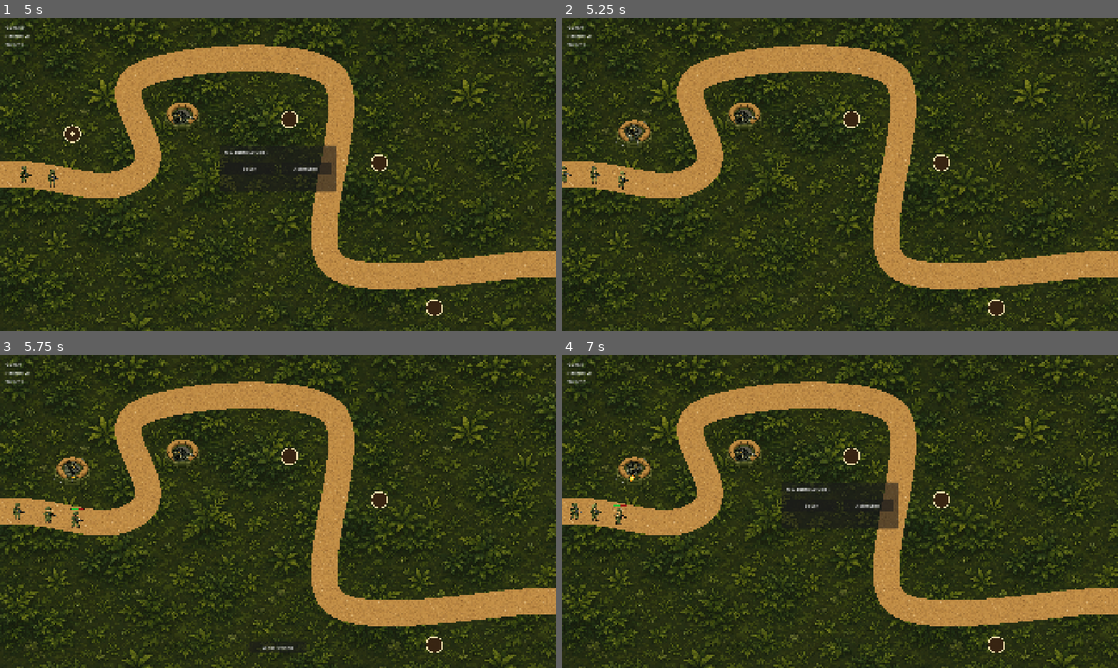
Above: before the commit, frames 1-4 (two rows, left to right).
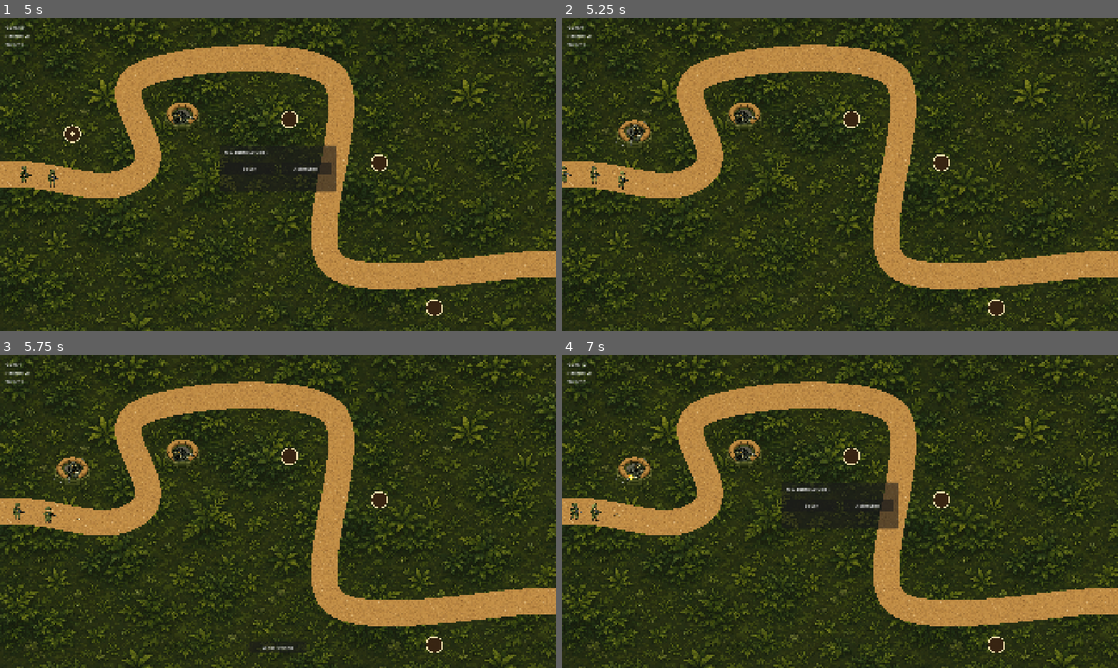
Above: after the commit, the same moments.

Repository: finn1908-ops/jungle-tower-defense
Game: Godot game, scene res://scenes/levels/PrototypeLevel.tscn
Two runs of this game, one before a commit and one after it. Both use one fixed random seed, a clock stepped at 60 frames per second and the inputs below.
Inputs (mouse positions are in pixels of both pictures, inside the frame that each line leads up to):
- Up to frame 1 (5 s): click "Welle starten" at 0.5 s; tap Enter at 1.25 s; move the mouse to (183, 115) at 1.27 s; click (183, 115) at 1.42 s; click "Bauen" at 2 s; tap Space at 2.75 s; move the mouse to (289, 118) at 2.77 s; click (289, 118) at 2.92 s; click "Abbrechen" at 3.5 s; move the mouse to (72, 133) at 4.27 s; click (72, 133) at 4.42 s
- Up to frame 2 (5.25 s): click "Bauen" at 5 s
- Up to frame 3 (5.75 s): no input
- Up to frame 4 (7 s): click "Welle starten" at 5.75 s; move the mouse to (995, 646) at 6.52 s; click (995, 646) at 6.67 s

Frame 1 is identical in both runs. In frame 2, 0.1% of the frame differs, in the area x 11-15%, y 34-41%; in frame 3, 0.2%; in frame 4, 0.2%, in the area x 3-15%, y 2-55%.

Commit message:
Fix: MG-Turm Turret-Rotation (nie kopfueber) + Muendungsfeuer-Position
Bug 2: Turret-Darstellung von reiner 360-Grad-Rotation auf Rotation +
horizontale Spiegelung umgestellt (Kingdom-Rush-Standardmuster fuer
gerichtete 2D-Grafik). Neues _aim_turret(): Ziel rechts der Vertikalachse
(absf(target_angle) <= PI/2) -> flip_h=false, Rotation wie bisher; Ziel
links -> flip_h=true, Rotation = wrapf(target_angle - PI, -PI, PI). Damit
bleibt die Grafik in jeder Blickrichtung aufrecht. Godot-Vorzeichen-
Konvention verifiziert und im Code dokumentiert (PI - target_angle waere
falsch gewesen). _is_turret_aligned() prueft jetzt die tatsaechliche
Barrel-Richtung (global_rotation + PI bei flip_h), sonst wuerde ein nach
links gespiegelter Turret nie feuern.

Bug 1: Muendungsfeuer-Position war Folgefehler. get_muzzle_global_position()
spiegelt jetzt den lokalen MuzzlePoint-Offset mit, wenn flip_h aktiv ist
(flip_h spiegelt nur die Textur, nicht die Sibling-Node-Position), und
transformiert ueber _turret.to_global(). MuzzlePoint-Offset (23.53,-2.73)
und Spawn-Code waren korrekt und blieben unveraendert.

turret_rotation_speed/turret_alignment_tolerance_deg unveraendert. Legacy-
Tuerme durch Null-Guards nicht betroffen. Nicht angefasst: Projektil-Flug,
Einschlag-Effekt/Schaden, Wellen-Ablauf. STATUS.md aktualisiert; erneuter
manueller Godot-Test steht aus (nicht headless pruefbar).

Co-Authored-By: Claude Opus 4.8 <noreply@anthropic.com>

Diff:
--- a/scripts/entities/TowerBase.gd
+++ b/scripts/entities/TowerBase.gd
@@ -33,6 +33,8 @@
 
 ## Turret dreht sich zum Ziel. Legacy-Türme (kein Turret bzw. Rotation aus)
 ## überspringen diesen Schritt komplett und verhalten sich unverändert.
+## Ohne Ziel bleibt der Turret in der zuletzt eingenommenen Ausrichtung stehen
+## (IDLE = "verfolgt weiter", kein Zurückdrehen auf 0°).
 func _process(delta: float) -> void:
 	if not _is_turret_active():
 		return
@@ -40,9 +42,37 @@
 	if target == null:
 		return
 	var target_angle: float = (target.global_position - global_position).angle()
+	_aim_turret(target_angle, delta)
+
+## Richtet den gerichteten Turret aus, ohne ihn je kopfüber zu drehen.
+## Statt reiner 360°-Rotation (die eine nach links zeigende, nicht
+## rotationssymmetrische Turret-Grafik auf den Kopf stellen würde) wird ab der
+## Vertikalachse horizontal gespiegelt (flip_h) und nur um einen kleinen
+## Restwinkel gedreht (Standardmuster für 2D-Top-Down-Türme, Kingdom-Rush-Stil).
+##
+## Godot-Konvention: y-Achse zeigt nach unten, target_angle = atan2(dy, dx),
+## 0 rad = rechts. "Ziel rechts der Turm-Vertikalachse" <=> dx > 0 <=>
+## abs(target_angle) <= PI/2.
+##
+## Gespiegelter Fall: flip_h spiegelt den Barrel auf lokal -x, nach Rotation φ
+## zeigt er also auf φ+PI. Damit der (sichtbare) Barrel auf target_angle zielt,
+## gilt φ = target_angle - PI (== target_angle + PI, auf -PI..PI normalisiert).
+## Ergebnis: φ liegt immer in (-PI/2, PI/2) -> die Grafik bleibt aufrecht.
+## (Die naheliegende Formel PI - target_angle wäre falsch: sie würde den Barrel
+## auf -target_angle richten, also vertikal gespiegelt am Ziel vorbei.)
+func _aim_turret(target_angle: float, delta: float) -> void:
+	var desired: float
+	if absf(target_angle) <= PI / 2.0:
+		if _turret_sprite:
+			_turret_sprite.flip_h = false
+		desired = target_angle
+	else:
+		if _turret_sprite:
+			_turret_sprite.flip_h = true
+		desired = wrapf(target_angle - PI, -PI, PI)
 	# rotate_toward clamped die Änderung und behandelt den Winkel-Wraparound,
 	# damit die Rotation nicht wackelt oder überschwingt.
-	_turret.rotation = rotate_toward(_turret.rotation, target_angle, config.turret_rotation_speed * delta)
+	_turret.rotation = rotate_toward(_turret.rotation, desired, config.turret_rotation_speed * delta)
 
 func _on_fire_timer_timeout() -> void:
 	if config.attack_behavior == null:
@@ -62,7 +92,13 @@
 	if target == null:
 		return false
 	var target_angle: float = (target.global_position - global_position).angle()
-	var diff: float = abs(angle_difference(_turret.global_rotation, target_angle))
+	# Bei gespiegeltem Turret zeigt der sichtbare Barrel auf global_rotation+PI
+	# (siehe _aim_turret). Gegen die tatsächliche Barrel-Richtung prüfen, sonst
+	# wäre ein nach links zeigender Turret nie "ausgerichtet" und feuerte nie.
+	var barrel_angle: float = _turret.global_rotation
+	if _turret_sprite and _turret_sprite.flip_h:
+		barrel_angle += PI
+	var diff: float = abs(angle_difference(barrel_angle, target_angle))
 	return diff <= deg_to_rad(config.turret_alignment_tolerance_deg)
 
 ## Sucht das Ziel (höchster Pfad-Fortschritt in Reichweite) und cached es.
@@ -92,10 +128,18 @@
 
 ## Globale Mündungsposition für Projektil-/Muzzle-Effekt-Spawn. Ohne
 ## MuzzlePoint (Legacy-Turm) fällt sie auf die Turm-Position zurück.
+##
+## Wichtig: flip_h spiegelt nur die Sprite-Textur, nicht die Position des
+## Sibling-Nodes MuzzlePoint. Bei gespiegeltem Turret liegt die sichtbare
+## Mündung deshalb auf der gespiegelten lokalen x-Position; wir spiegeln den
+## lokalen Offset entsprechend, bevor wir ihn nach global transformieren.
 func get_muzzle_global_position() -> Vector2:
-	if _muzzle:
-		return _muzzle.global_position
-	return global_position
+	if _muzzle == null or _turret == null:
+		return global_position
+	var local: Vector2 = _muzzle.position
+	if _turret_sprite and _turret_sprite.flip_h:
+		local.x = -local.x
+	return _turret.to_global(local)
 
 func _on_game_over() -> void:
 	_fire_timer.stop()
Not shown, added: scripts/entities/EffectBase.gd.uid
Not shown, added: scripts/entities/MgTurm.gd.uid
Not shown, changed: STATUS.md
